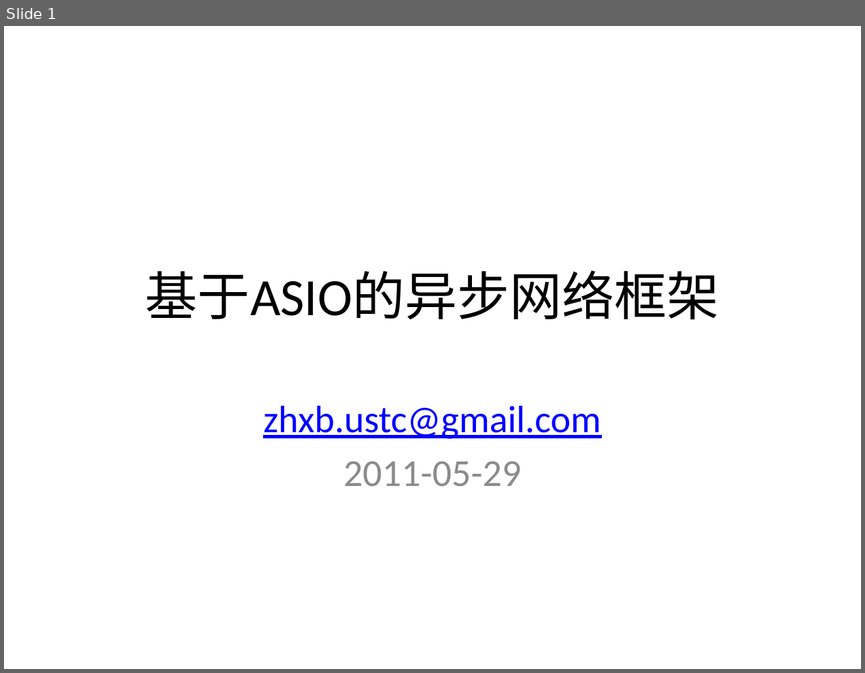
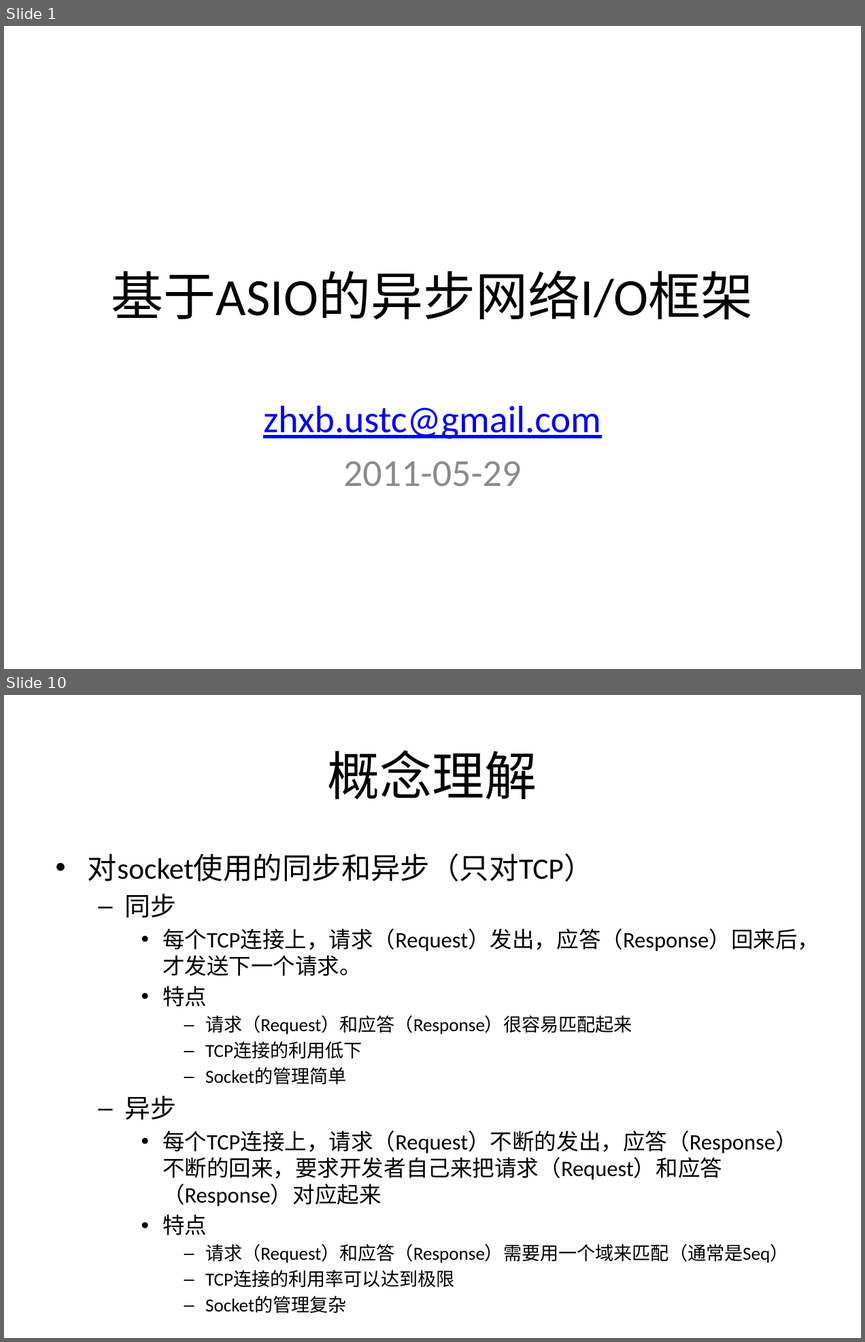
Before and after one commit to kkzhou/kknf, a slide deck: aanf/asio-based2/doc/asio-based AANF.pptx. Shown one above the other, each under a label of ours: slide 1 before the commit, slides 1 and 10 after it; the slides between them are not shown. The pictures are 865x673 and 865x1342 pixels, drawn with LibreOffice and Linux fonts; fonts in the diff are those of the drawing. Boxes give left, top, right and bottom in pixels: in the first picture for what was removed or moved away, otherwise in the second. Text is boxed around its words. In the diff, an @@ line names an element or a change of style, - is before the commit and + after.

```diff
--- a/aanf/asio-based2/doc/asio-based AANF.pptx
+++ b/aanf/asio-based2/doc/asio-based AANF.pptx
@@ slide 10 added at (4,695,861,1338), background #FFFFFF @@
@@ title added at (328,750,537,799), 44 pt, text #000000 @@
+概念理解
@@ text added at (88,853,819,1263), 18.6 pt, text #000000 @@
+• 对socket使用的同步和异步（只对TCP）
+  – 同步
+    • 每个TCP连接上，请求（Request）发出，应答（Response）回来后，才发送下一个请求。
+    • 特点
+      – 请求（Request）和应答（Response）很容易匹配起来
+      – TCP连接的利用低下
+      – Socket的管理简单
+  – 异步
+    • 每个TCP连接上，请求（Request）不断的发出，应答（Response）不断的回来，要求开发者自己来把请求（Request）和应答（Response）对应起来
+    • 特点
+      – 请求（Request）和应答（Response）需要用一个域来匹配（通常是Seq）
+      – TCP连接的利用率可以达到极限
+      – Socket的管理复杂
@@ slide 1 changed as well @@
@@ title at (111,270,753,320): text changed @@
-基于ASIO的异步网络框架
+基于ASIO的异步网络I/O框架
```
Also in this commit, not shown: 1 other slide changed, 26 other slides added, 3 slides removed.
